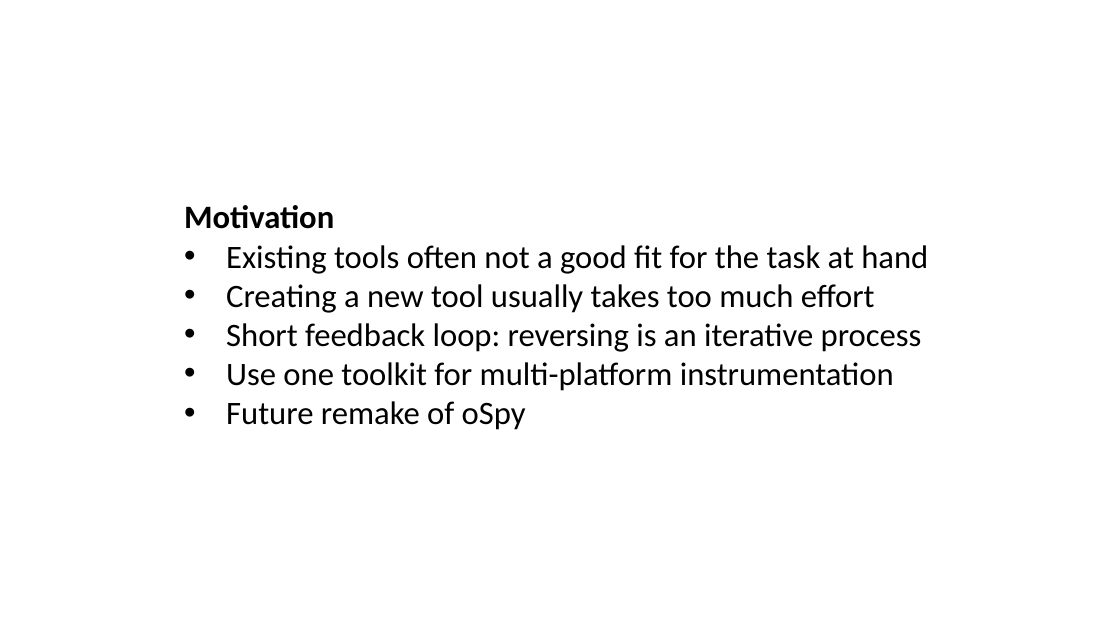
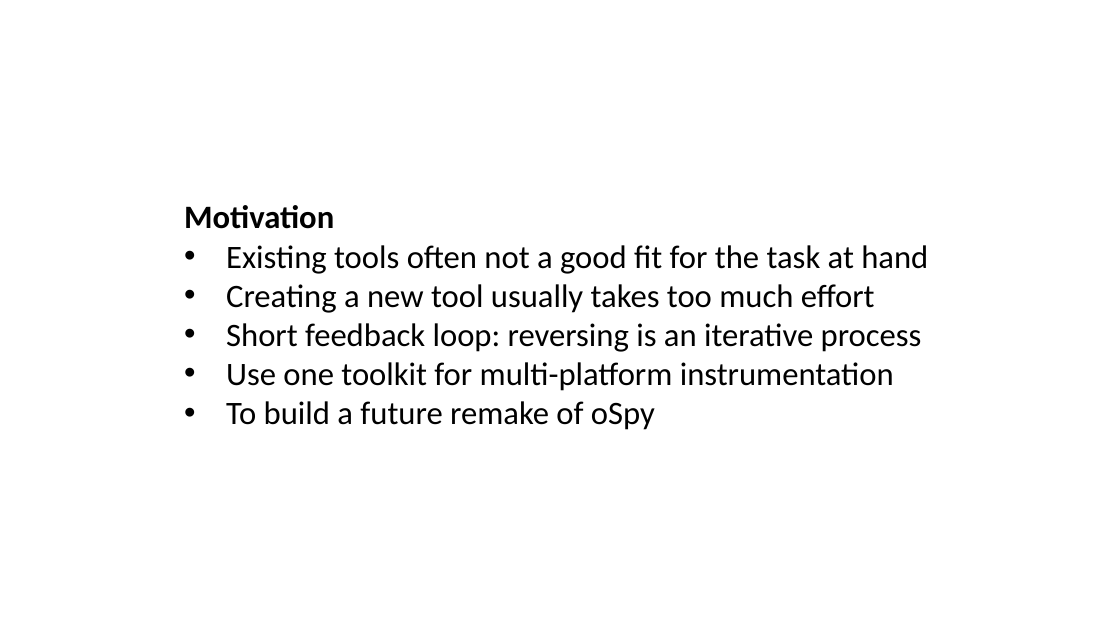
Before and after one commit to frida/frida-presentations, a slide deck: slide 4 of NcN2015/Cross-platform reversing with Frida.pptx (slide 2 before the commit). Drawn at 1120x630 pixels with LibreOffice and Linux fonts; fonts in the diff are those of the drawing. Boxes give left, top, right and bottom in pixels: in the first picture for what was removed or moved away, otherwise in the second. Text is boxed around its words. In the diff, an @@ line names an element or a change of style, - is before the commit and + after.

```diff
--- a/NcN2015/Cross-platform reversing with Frida.pptx
+++ b/NcN2015/Cross-platform reversing with Frida.pptx
@@ text at <box>226,401,655,430</box>: text changed @@
-• Future remake of oSpy
+• To build a future remake of oSpy
```
Also in this commit, not shown: 2 other slides changed, 6 slides added.
